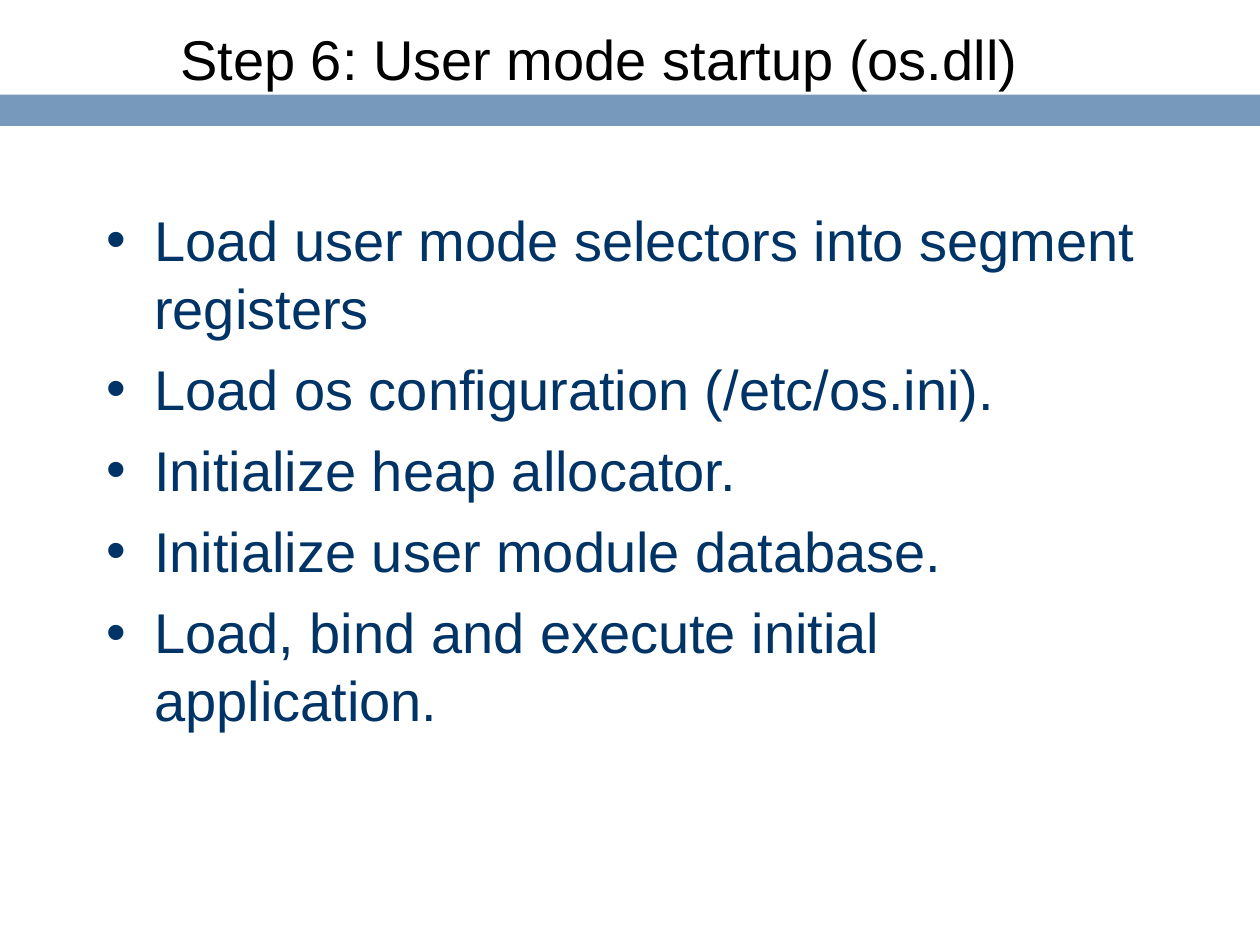
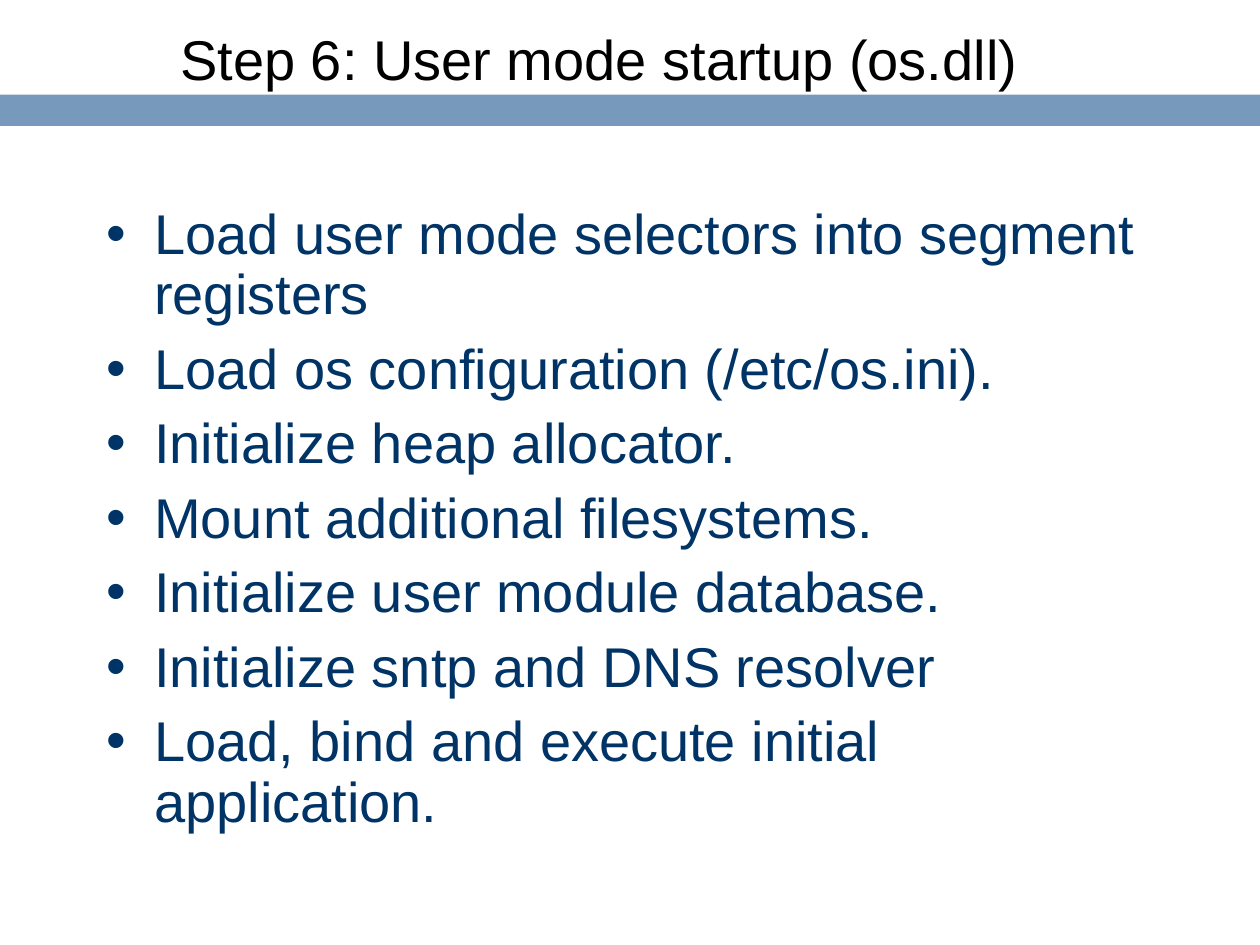
Before and after one commit to ringgaard/sanos, a slide deck: slide 22 of doc/sanostech.ppt (slide 21 before the commit). Drawn at 1260x945 pixels with LibreOffice and Linux fonts; fonts in the diff are those of the drawing; background and template pictures are left out. Boxes give left, top, right and bottom in pixels: in the first picture for what was removed or moved away, otherwise in the second. Text is boxed around its words. In the diff, an @@ line names an element or a change of style, - is before the commit and + after.

```diff
--- a/doc/sanostech.ppt
+++ b/doc/sanostech.ppt
@@ text at <box>154,213,1135,833</box>: line spacing 1 to 0.9 @@
@@ text at <box>154,497,872,549</box>: paragraph added @@
+• Mount additional filesystems.
@@ text at <box>154,646,935,698</box>: paragraph added @@
+• Initialize sntp and DNS resolver
```
Also in this commit, not shown: 13 other slides changed, 1 slide added.
